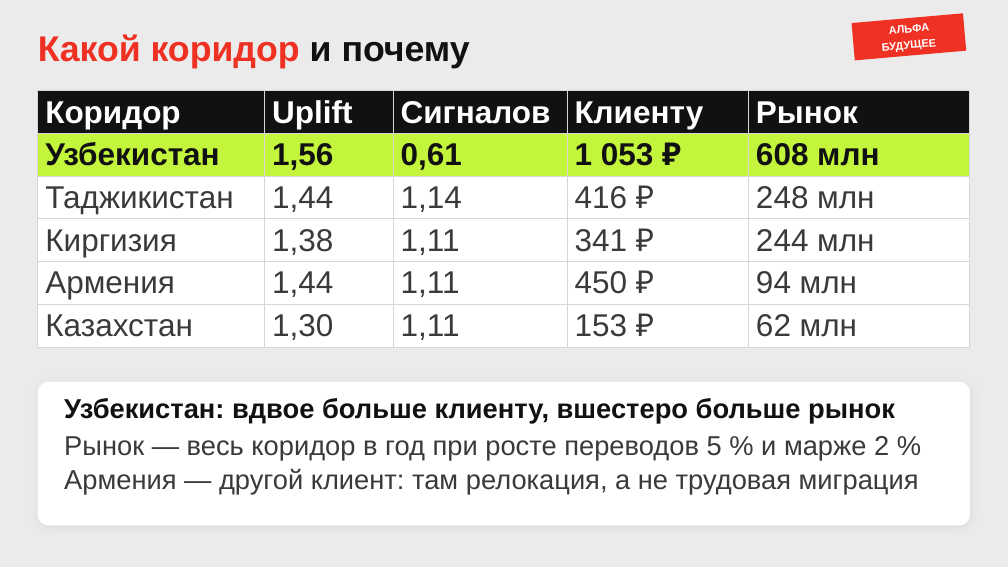
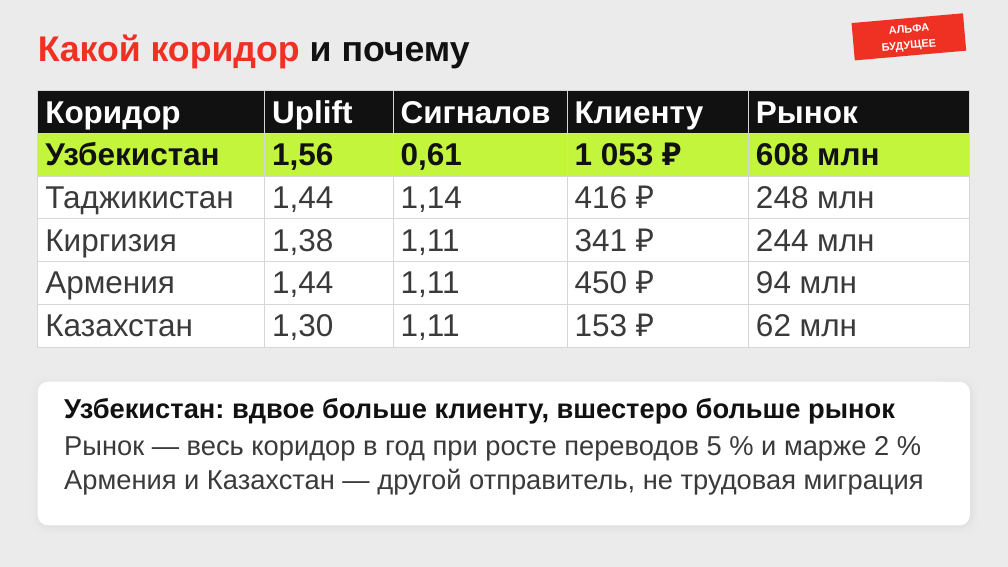
Before and after one commit to ne-olya/fx-pulse, a slide deck: slide 3 of docs/presentation/fx-pulse-final-draft.pptx. Drawn at 1008x567 pixels with LibreOffice and Linux fonts; fonts in the diff are those of the drawing. Boxes give left, top, right and bottom in pixels: in the first picture for what was removed or moved away, otherwise in the second. Text is boxed around its words. In the diff, an @@ line names an element or a change of style, - is before the commit and + after.

```diff
--- a/docs/presentation/fx-pulse-final-draft.pptx
+++ b/docs/presentation/fx-pulse-final-draft.pptx
@@ text at [64,468,924,494]: text changed @@
-Армения — другой клиент: там релокация, а не трудовая миграция
+Армения и Казахстан — другой отправитель, не трудовая миграция
```
Also in this commit, not shown: 5 other files.
